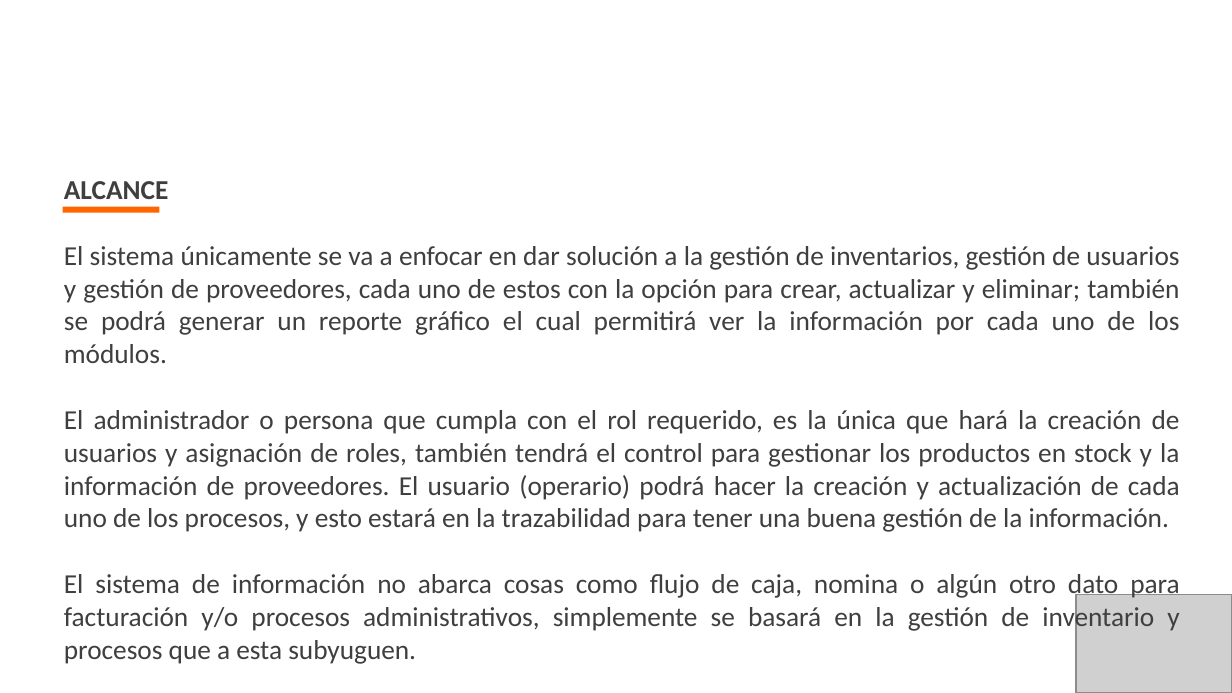
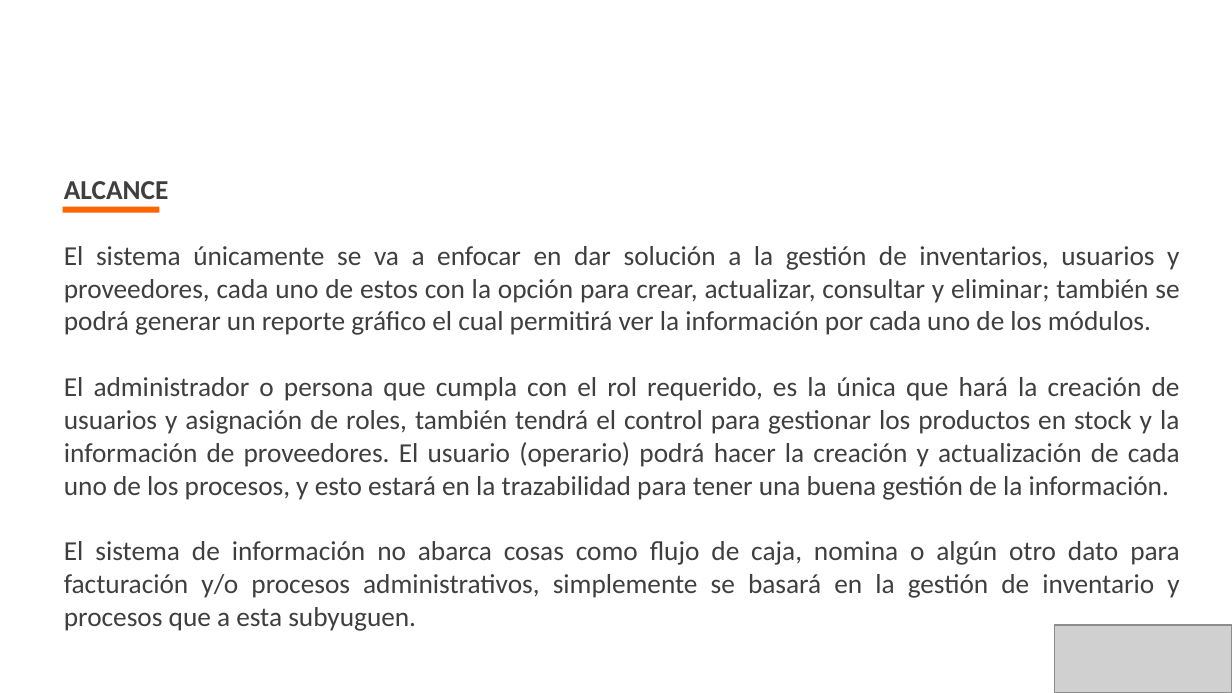
Before and after one commit to NicolasReatiga/Gestor-e, a slide deck: slide 11 of proy_formativo/documentacion/1er_Trim/1 - Plantilla de Presentación de la Sustentacion.pptx. Drawn at 1232x693 pixels with LibreOffice and Linux fonts; fonts in the diff are those of the drawing; grey boxes stand for pictures; background and template pictures are left out. Boxes give left, top, right and bottom in pixels: in the first picture for what was removed or moved away, otherwise in the second. Text is boxed around its words. In the diff, an @@ line names an element or a change of style, - is before the commit and + after.

```diff
--- a/proy_formativo/documentacion/1er_Trim/1 - Plantilla de Presentación de la Sustentacion.pptx
+++ b/proy_formativo/documentacion/1er_Trim/1 - Plantilla de Presentación de la Sustentacion.pptx
@@ text at (64, 246, 1179, 335): text changed @@
-El sistema únicamente se va a enfocar en dar solución a la gestión de inventarios, gestión de usuarios y gestión de proveedores, cada uno de estos con la opción para crear, actualizar y eliminar; también se podrá generar un reporte gráfico el cual permitirá ver la información por cada uno de los módulos.
+El sistema únicamente se va a enfocar en dar solución a la gestión de inventarios, usuarios y proveedores, cada uno de estos con la opción para crear, actualizar, consultar y eliminar; también se podrá generar un reporte gráfico el cual permitirá ver la información por cada uno de los módulos.
@@ picture: place and size @@
-picture at (1076, 595, 1232, 693)
+picture at (1055, 625, 1232, 692)
```
Also in this commit, not shown: 4 other slides changed.
